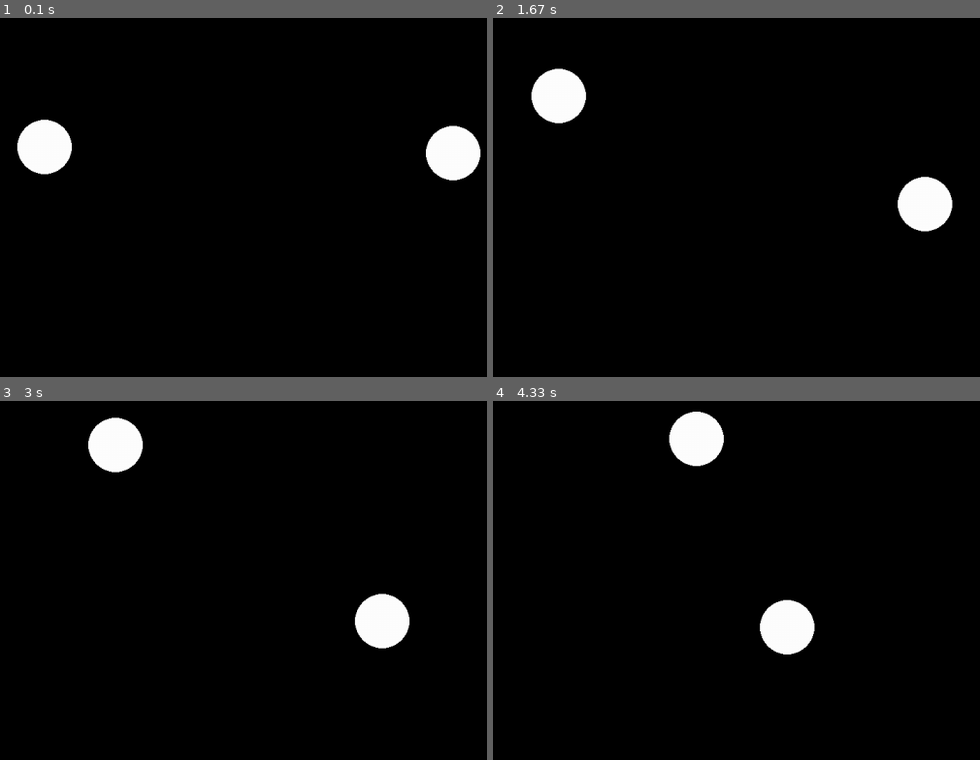
Above: before the commit, frames 1-4 (two rows, left to right).
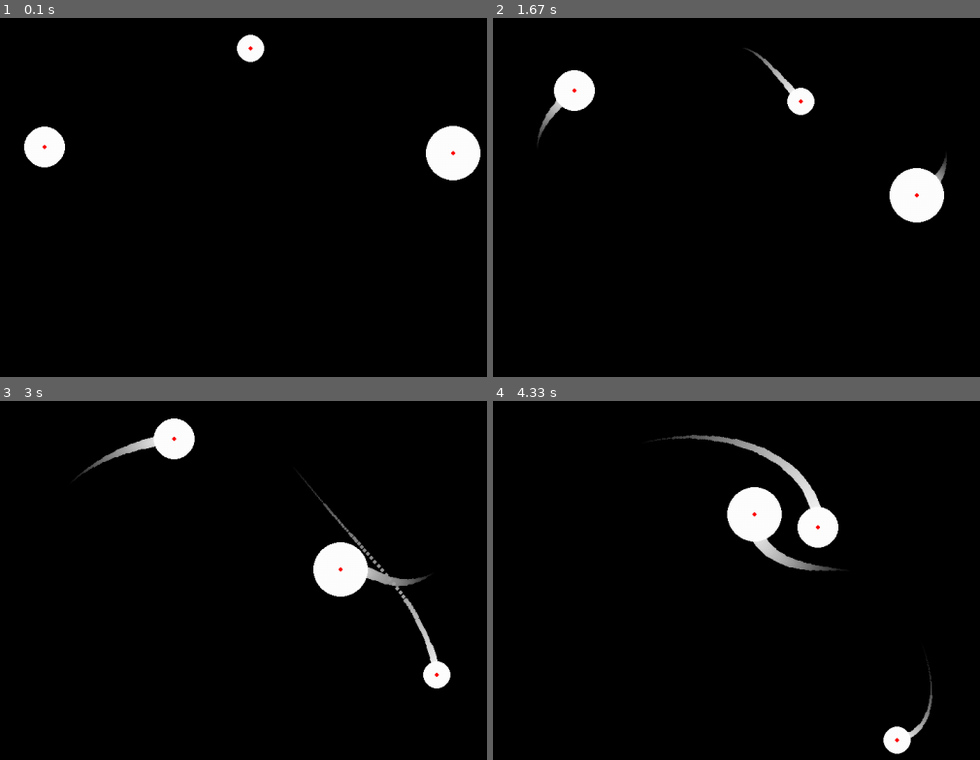
Above: after the commit, the same moments.

Repository: SaiDhanasiri/nbodyphysics
Game: pygame game, started from newtonUniversalGravitation.py
Same seed, same stepped clock (60 frames per second), same inputs: the game is played once before the commit and once after it.
Inputs:
- Up to frame 1 (0.1 s): no input
- Up to frame 2 (1.67 s): no input
- Up to frame 3 (3 s): no input
- Up to frame 4 (4.33 s): no input

The runs differ from the first frame. In frame 1, 1.0% of the frame differs, in the area x 3-94%, y 4-44%; in frame 2, 2.5%; in frame 3, 6.0%; in frame 4, 6.4%, in the area x 33-91%, y 2-99%.

Commit message:
added trail and also shows the cetner of the objects and collision detection is not in place

Diff:
--- a/newtonUniversalGravitation.py
+++ b/newtonUniversalGravitation.py
@@ -17,6 +17,7 @@
         self.velocity = velocity if velocity is not None else pygame.Vector2(0,0)
         self.acceleration = pygame.Vector2(0,0)
         self.bounce_damping = 0.8
+        self.trail = []  # For drawing motion trails
 
     def calculate_gravitational_force(self, other_body):
         ## logic to calculate gravitational force between 2 objects
@@ -51,16 +52,34 @@
         self.velocity += self.acceleration * dt
         self.pos += self.velocity * dt
 
+        # Add current position to trail
+        self.trail.append(self.pos.copy())
+        if len(self.trail) > 100:  # Limit trail length
+            self.trail.pop(0)
+
 
     def drawCircle(self, screen):
+
+        # Draw trail
+        if len(self.trail) > 1:
+            for i in range(1, len(self.trail)):
+                alpha = i / len(self.trail)
+                trail_radius = max(1, int(self.radius * alpha * 0.3))
+                trail_color = (int(255 * alpha), int(255 * alpha), int(255 * alpha))
+                pygame.draw.circle(screen, trail_color, self.trail[i], trail_radius)
+
         ## body
         pygame.draw.circle(screen, "white", self.pos, self.radius)
 
+        # Draw a smaller circle to show the center
+        pygame.draw.circle(screen, "red", self.pos, 3)
+
 ## make the object class and draw the same circle on screen but as an object of the class...
 bodies = [
-    Body((300, 300), mass=8000, radius=40, velocity=pygame.Vector2(0, -50)),
-    Body((900, 300), mass=8000, radius=40, velocity=pygame.Vector2(0, 50))
-]
+        Body((300, 300), mass=5000, radius=30, velocity=pygame.Vector2(0, -50)),
+        Body((900, 300), mass=8000, radius=40, velocity=pygame.Vector2(0, 50)),
+        Body((600, 150), mass=2000, radius=20, velocity=pygame.Vector2(30, 0))
+        ]
 
 while running:
     for event in pygame.event.get():
